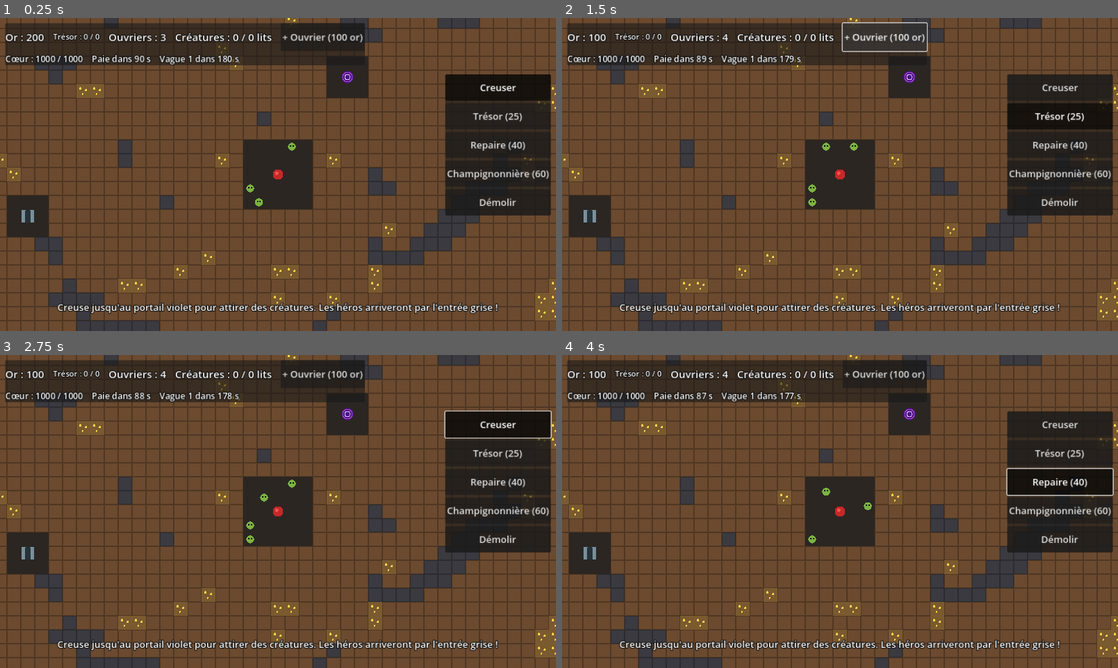
Above: before the commit, frames 1-4 (two rows, left to right).
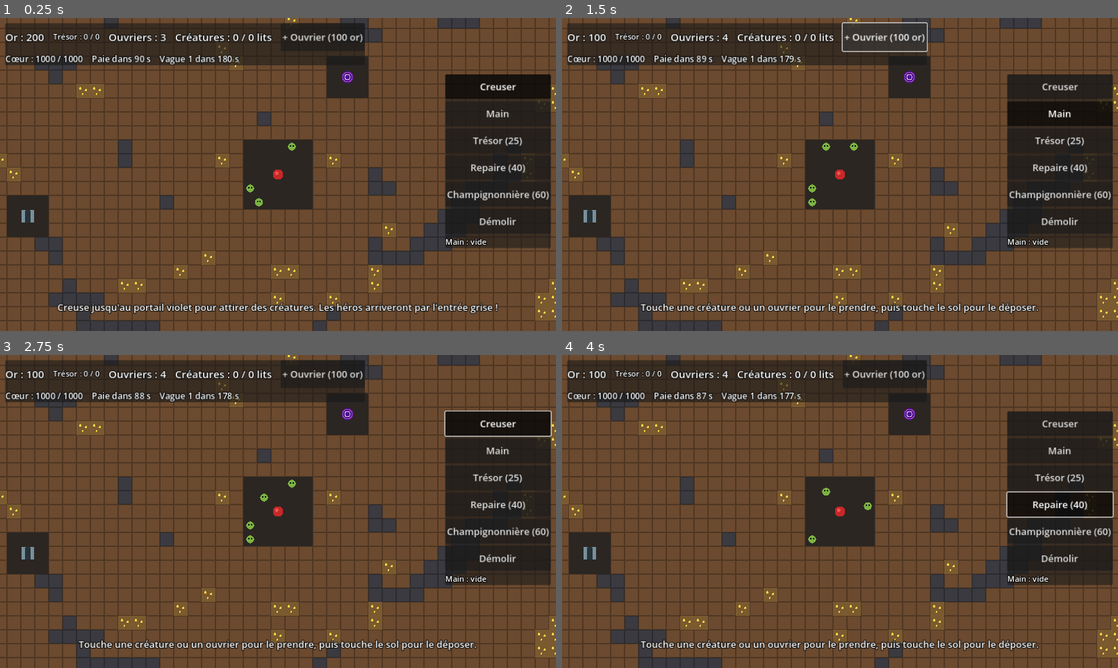
Above: after the commit, the same moments.

Repository: Malinouxi/Android
Game: Godot game, scene res://scenes/main.tscn
The game is run twice, just before and just after one commit, with the same random seed, the same clock (stepped at 60 frames per second) and the same inputs.
Inputs (mouse positions are in pixels of both pictures, inside the frame that each line leads up to):
- Up to frame 1 (0.25 s): no input
- Up to frame 2 (1.5 s): click (1062, 115) at 0.5 s, where only the run after the commit has a clickable "Main"; click "+ Ouvrier (100 or)" at 1.25 s
- Up to frame 3 (2.75 s): click "Creuser" at 2 s
- Up to frame 4 (4 s): click "Trésor (25)" at 2.75 s; click "Repaire (40)" at 3.5 s

The runs differ from the first frame. In frame 1, 3.2% of the frame differs, in the area x 80-100%, y 20-74%; in frame 2, 4.8%; in frame 3, 4.7%; in frame 4, 5.1%, in the area x 10-100%, y 20-95%.

Commit message:
Étape 5 : la main du maître (ramasser et déposer)
- Outil Main : ramasser créatures et ouvriers, les déposer sur un sol relié au cœur
- Unités tenues figées et invisibles pour les héros
- Une créature qui part ne peut pas être retenue

Co-Authored-By: Claude Opus 5.5 <noreply@anthropic.com>
Claude-Session: https://claude.ai/code/session_014UMgZZe9Y6JFUoHq8hPeW2

Diff:
--- a/scripts/creature.gd
+++ b/scripts/creature.gd
@@ -222,6 +222,16 @@
 		_leave_now()
 
 
+## On ne peut pas retenir une créature qui a décidé de partir !
+func can_be_picked_up() -> bool:
+	return super() and state != State.LEAVING
+
+
+func _on_picked_up() -> void:
+	_enemy = null
+	state = State.WANDER
+
+
 ## Morte au combat : on libère son lit, puis Unit.die() fait le reste.
 func die() -> void:
 	map.release_bed(self)
--- a/scripts/dungeon_map.gd
+++ b/scripts/dungeon_map.gd
@@ -440,8 +440,15 @@
 
 ## Vrai si un chemin de sol relie le portail au cœur du donjon.
 func is_portal_connected() -> bool:
+	return is_connected_to_heart(portal_cell)
+
+
+## Vrai si on peut marcher de cette case jusqu'au cœur.
+func is_connected_to_heart(cell: Vector2i) -> bool:
+	if not is_walkable(cell):
+		return false
 	for direction in DIRECTIONS:
-		if not find_path(portal_cell, heart_cell + direction).is_empty():
+		if not find_path(cell, heart_cell + direction).is_empty():
 			return true
 	return false
 
--- a/scripts/hud.gd
+++ b/scripts/hud.gd
@@ -13,7 +13,7 @@
 signal tool_selected(tool: int)
 
 ## Ce que fait un toucher sur la carte.
-enum Tool { DIG, TREASURY, LAIR, FARM, DEMOLISH }
+enum Tool { DIG, TREASURY, LAIR, FARM, DEMOLISH, HAND }
 
 var _top_panel: PanelContainer
 var _tool_panel: PanelContainer
@@ -27,6 +27,7 @@
 var _summon_button: Button
 var _message_label: Label
 var _message_timer: SceneTreeTimer
+var _hand_label: Label
 
 
 func _ready() -> void:
@@ -100,6 +101,7 @@
 	var group := ButtonGroup.new()
 	var tools := [
 		[Tool.DIG, "Creuser"],
+		[Tool.HAND, "Main"],
 		[Tool.TREASURY, _room_label(Rooms.Type.TREASURY)],
 		[Tool.LAIR, _room_label(Rooms.Type.LAIR)],
 		[Tool.FARM, _room_label(Rooms.Type.FARM)],
@@ -112,10 +114,25 @@
 		button.toggle_mode = true
 		button.button_group = group
 		button.button_pressed = tool == Tool.DIG
-		button.custom_minimum_size = Vector2(240, 60)
+		button.custom_minimum_size = Vector2(240, 56)
 		button.add_theme_font_size_override("font_size", 22)
 		button.pressed.connect(func() -> void: tool_selected.emit(tool))
 		column.add_child(button)
+
+	# Ce que le joueur tient dans sa main.
+	_hand_label = _make_label(18)
+	_hand_label.custom_minimum_size = Vector2(240, 0)
+	_hand_label.autowrap_mode = TextServer.AUTOWRAP_WORD_SMART
+	column.add_child(_hand_label)
+	set_hand([], 0)
+
+
+## names = noms des unités tenues, la dernière ramassée en dernier.
+func set_hand(names: Array[String], capacity: int) -> void:
+	if names.is_empty():
+		_hand_label.text = "Main : vide"
+	else:
+		_hand_label.text = "Main (%d/%d) : %s" % [names.size(), capacity, ", ".join(names)]
 
 
 func set_gold(total: int, stored: int, capacity: int) -> void:
--- a/scripts/main.gd
+++ b/scripts/main.gd
@@ -26,6 +26,8 @@
 const HERO_SPAWN_GAP := 1.5
 ## Nombre maximum de héros par vague.
 const MAX_HEROES_PER_WAVE := 8
+## Nombre d'unités que la main du maître peut tenir à la fois.
+const HAND_CAPACITY := 8
 
 ## Quelle salle construit chaque outil de la barre.
 const TOOL_ROOMS := {
@@ -42,6 +44,8 @@
 @onready var hud: Hud = $HUD
 
 var current_tool: int = Hud.Tool.DIG
+## Les unités tenues dans la main. On dépose toujours la dernière ramassée.
+var hand: Array[Unit] = []
 
 var _portal_connected := false
 var _portal_check_timer := 0.0
@@ -286,6 +290,8 @@
 
 func _on_tool_selected(tool: int) -> void:
 	current_tool = tool
+	if tool == Hud.Tool.HAND:
+		hud.show_message("Touche une créature ou un ouvrier pour le prendre, puis touche le sol pour le déposer.", 5.0)
 
 
 func _on_camera_tapped(screen_position: Vector2, world_position: Vector2) -> void:
@@ -300,6 +306,8 @@
 				hud.show_message(creature.describe(), 5.0)
 			else:
 				map.toggle_mark(cell)
+		Hud.Tool.HAND:
+			_use_hand(cell, world_position)
 		Hud.Tool.DEMOLISH:
 			_demolish(cell)
 		_:
@@ -307,10 +315,50 @@
 
 
 func _creature_at(world_position: Vector2) -> Creature:
-	for creature: Creature in creatures_root.get_children():
-		if creature.position.distance_to(world_position) < 16.0:
-			return creature
+	return _unit_at(world_position, creatures_root) as Creature
+
+
+## L'unité (pas déjà dans la main) sous le doigt, parmi les enfants de root.
+func _unit_at(world_position: Vector2, root: Node) -> Unit:
+	for unit: Unit in root.get_children():
+		if not unit.in_hand and unit.position.distance_to(world_position) < 16.0:
+			return unit
 	return null
+
+
+## La main du maître : toucher une unité la ramasse, toucher le sol dépose
+## la dernière ramassée.
+func _use_hand(cell: Vector2i, world_position: Vector2) -> void:
+	var unit := _unit_at(world_position, creatures_root)
+	if unit == null:
+		unit = _unit_at(world_position, workers_root)
+
+	if unit != null:
+		if hand.size() >= HAND_CAPACITY:
+			hud.show_message("Ta main est pleine : dépose d'abord quelqu'un.")
+		elif not unit.can_be_picked_up():
+			hud.show_message("Elle a décidé de partir : impossible de la retenir !")
+		else:
+			unit.pick_up()
+			hand.append(unit)
+			_refresh_hand()
+		return
+
+	if hand.is_empty():
+		return
+	if not map.is_connected_to_heart(cell):
+		hud.show_message("Dépose-la sur un sol relié à ton donjon.")
+		return
+	var dropped: Unit = hand.pop_back()
+	dropped.drop_at(cell)
+	_refresh_hand()
+
+
+func _refresh_hand() -> void:
+	var names: Array[String] = []
+	for unit in hand:
+		names.append(unit.display_name())
+	hud.set_hand(names, HAND_CAPACITY)
 
 
 func _build(cell: Vector2i, room_type: int) -> void:
--- a/scripts/unit.gd
+++ b/scripts/unit.gd
@@ -26,6 +26,9 @@
 var attack_range := 26.0     ## Distance d'attaque, en pixels (une case = 32).
 var attack_interval := 1.0   ## Secondes entre deux coups.
 
+## Vrai pendant que le joueur tient l'unité dans sa « main ».
+var in_hand := false
+
 var _attack_cooldown := 0.0
 var _chase_cell := Vector2i(-1, -1)
 var _strike_timer := 0.0
@@ -42,6 +45,11 @@
 func setup(dungeon_map: DungeonMap, cell: Vector2i) -> void:
 	map = dungeon_map
 	position = map.cell_to_world(cell)
+
+
+## Nom affiché dans les messages. Chaque classe fille le remplace par le sien.
+func display_name() -> String:
+	return "Unité"
 
 
 func current_cell() -> Vector2i:
@@ -78,6 +86,49 @@
 	if position == next_position:
 		path.remove_at(0)
 	return path.is_empty()
+
+
+# ---------------------------------------------------------------------------
+# La main du maître : ramasser et déposer
+# ---------------------------------------------------------------------------
+
+## Les classes filles peuvent refuser (une créature qui s'en va, par exemple).
+func can_be_picked_up() -> bool:
+	return not is_dead() and not in_hand
+
+
+## Retire l'unité du jeu sans la détruire : invisible, figée, et les ennemis
+## ne la voient plus (on la retire de son groupe).
+func pick_up() -> void:
+	in_hand = true
+	visible = false
+	process_mode = Node.PROCESS_MODE_DISABLED
+	remove_from_group(_group_name(team))
+	path.clear()
+	_on_picked_up()
+
+
+## Remet l'unité dans le jeu, sur une case.
+func drop_at(cell: Vector2i) -> void:
+	in_hand = false
+	position = map.cell_to_world(cell)
+	visible = true
+	process_mode = Node.PROCESS_MODE_INHERIT
+	add_to_group(_group_name(team))
+	_attack_cooldown = 0.5 # Un petit temps pour se remettre de la chute.
+	# Effet « plop » : elle apparaît un peu grosse puis reprend sa taille.
+	scale = Vector2(1.6, 1.6)
+	create_tween().tween_property(self, "scale", Vector2.ONE, 0.2)
+	_on_dropped()
+
+
+## À compléter dans les classes filles (on remet l'IA à zéro, par exemple).
+func _on_picked_up() -> void:
+	pass
+
+
+func _on_dropped() -> void:
+	pass
 
 
 # ---------------------------------------------------------------------------
@@ -132,7 +183,7 @@
 ## Poursuit une cible et la frappe dès qu'elle est à portée.
 ## Renvoie false si la cible est morte ou inaccessible (le combat est fini).
 func fight(target: Unit, delta: float) -> bool:
-	if not is_instance_valid(target) or target.is_dead():
+	if not is_instance_valid(target) or target.is_dead() or target.in_hand:
 		path.clear()
 		return false
 	if position.distance_to(target.position) <= attack_range:
--- a/scripts/worker.gd
+++ b/scripts/worker.gd
@@ -37,6 +37,10 @@
 	max_hp = 40.0 # Les ouvriers ne se battent pas, et sont fragiles !
 	hp = max_hp
 	_think_timer = randf_range(0.0, 0.5)
+
+
+func display_name() -> String:
+	return "Ouvrier"
 
 
 func is_full() -> bool:
@@ -138,6 +142,15 @@
 	return map.get_room(job["target"]) == Rooms.Type.TREASURY
 
 
+## Ramassé par le joueur : il abandonne son travail (il en cherchera un autre).
+func _on_picked_up() -> void:
+	_stop_job()
+
+
+func _on_dropped() -> void:
+	_think_timer = 0.2
+
+
 ## Tué par un héros : il libère la case qu'il devait creuser.
 func die() -> void:
 	map.release_jobs(self)
